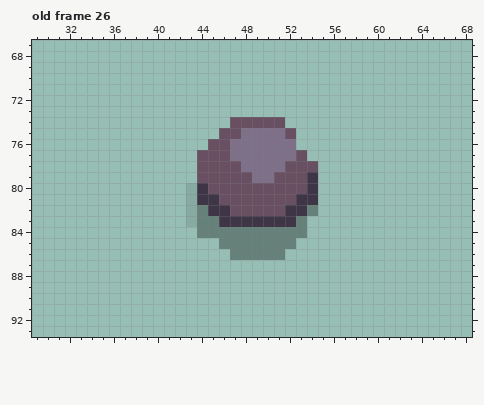
Two versions of one pixel-art file, bleed-client/asesprite/Environment.aseprite. The picture above is the old version.
100x120 pixels, 26 frames. Colours within 5 levels of each other are drawn and written as one. Shown: old frame 26: x 29..68, y 67..93. The commit also changed other frames, which this record leaves out.
New version:
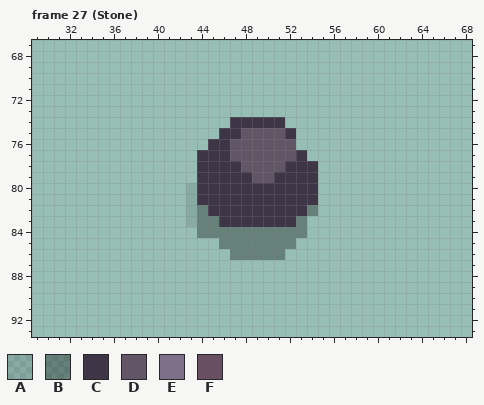
Palette (. is transparent): A #0000001a  B #00000052  C #3e3546  D #625565  E #7f708a  F #694f62
A new or re-ordered frame is compared with the old frame closest to it.
Edits made:
frames 26 -> 28
Frame 27 (Stone) is new; against old frame 26, layer "Diffuse":
The author changed colour F to colour C in row 74 at x 47 to 51; in row 75 at x 46 to 47 and 52; in row 76 at x 45 to 46; in row 77 at x 44 to 46 and 53; in row 78 at x 44 to 47 and 52 to 54; in row 79 at x 44 to 48 and 51 to 53.
The author changed colour F to colour C in row 80 at x 45 to 53; in row 81 at x 46 to 52; in row 82 at x 47 to 51.
The author changed colour E to colour D in row 75 at x 48 to 51; in rows 76 to 77 at x 47 to 52; in row 78 at x 48 to 51; in row 79 at x 49 to 50.
Where, in picture pixels (left, top, right, bottom), the same in both pictures:
changed: (197, 117, 318, 216)
